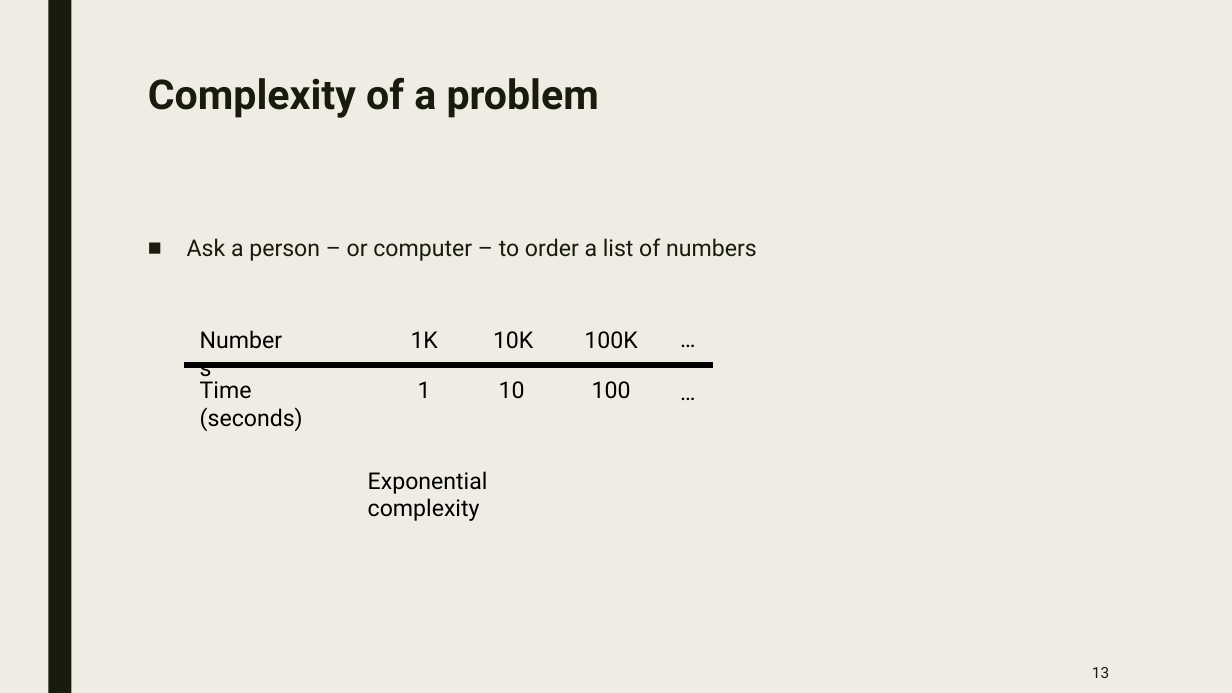
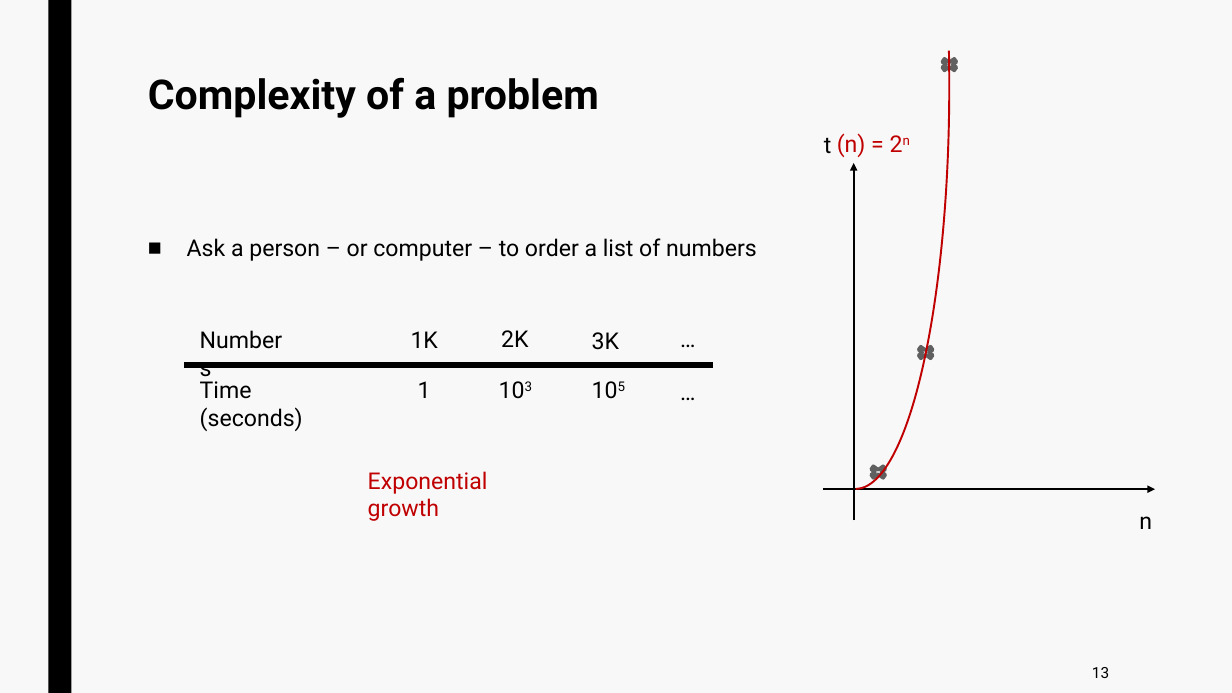
Before and after one commit to jurtasun/presentations, a slide deck: slide 12 of 202306_LMS_Complexity/202306_LMS_Complexity.ppt. Drawn at 1232x693 pixels with LibreOffice and Linux fonts; fonts in the diff are those of the drawing. Boxes give left, top, right and bottom in pixels: in the first picture for what was removed or moved away, otherwise in the second. Text is boxed around its words. In the diff, an @@ line names an element or a change of style, - is before the commit and + after.

```diff
--- a/202306_LMS_Complexity/202306_LMS_Complexity.ppt
+++ b/202306_LMS_Complexity/202306_LMS_Complexity.ppt
@@ background #EFEDE3 to #F8F8F8 @@
@@ rectangle at (48, 0, 71, 693): fill #191B0E to #000000 @@
@@ arc (boxed as its full ellipse) added at (762, 0, 950, 489), outline #C00000 1.5 pt @@
@@ cross added at (938, 56, 961, 73), fill #DDDDDD, outline #616161 2.75 pt @@
@@ text colour #191B0E to #000000 in 3 elements at (187, 238, 757, 261), (1092, 667, 1109, 678), (148, 77, 599, 118) @@
@@ text added at (824, 137, 832, 153), 18 pt, text #000000 @@
+t
@@ text added at (837, 133, 866, 157), 18 pt, text #C00000 @@
+(n) = 2n
@@ arrow added from (854, 520) to (854, 163), #000000 1.5 pt @@
@@ text at (501, 330, 528, 347): text changed @@
-10K
+2K
@@ text at (592, 332, 619, 350): text changed @@
-100K
+3K
@@ cross added at (914, 345, 937, 361), fill #DDDDDD, outline #616161 2.75 pt @@
@@ text at (499, 381, 525, 399): text changed @@
-10
+103
@@ text at (592, 381, 631, 399): text changed @@
-100
+105
@@ text at (368, 471, 488, 521): text changed; text colour #000000 to #C00000 @@
-Exponential complexity
+Exponential growth
@@ cross added at (867, 464, 890, 481), fill #DDDDDD, outline #616161 2.75 pt @@
@@ arrow added from (823, 489) to (1155, 489), #000000 1.5 pt @@
@@ text added at (1139, 516, 1152, 529), 18 pt, text #000000 @@
+n
```
Also in this commit, not shown: 40 other slides changed.
